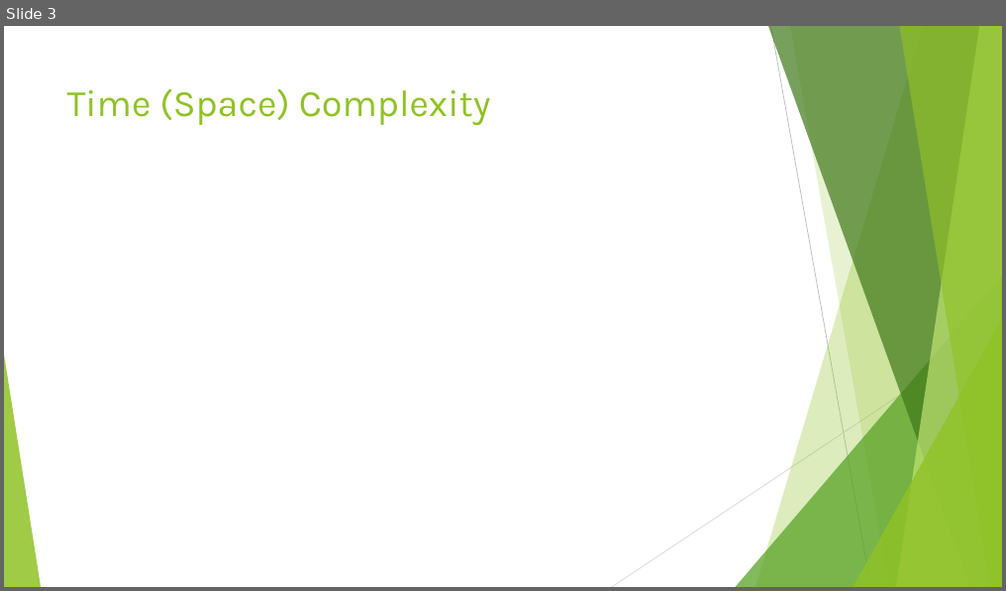
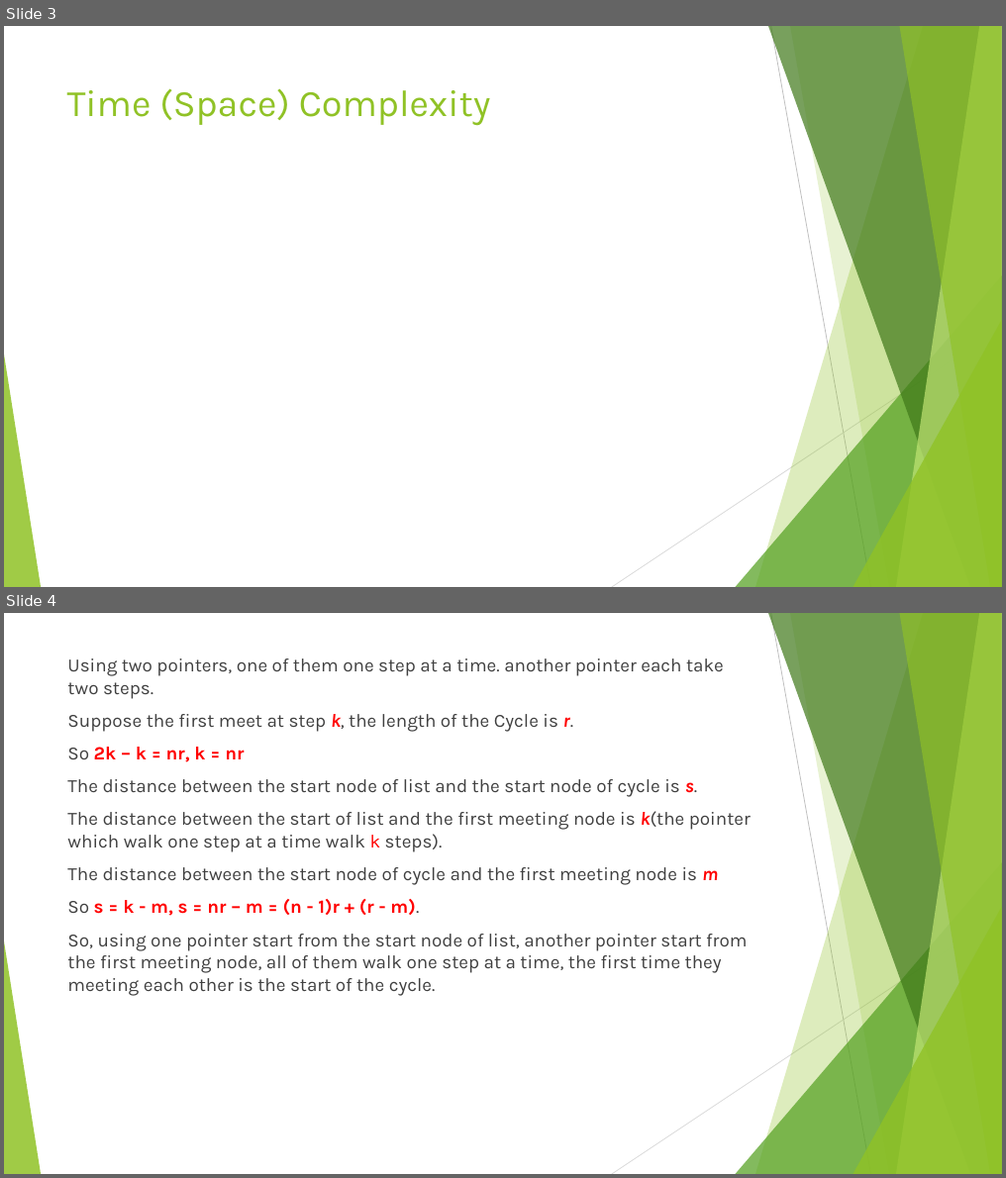
Before and after one commit to shawnchris/studygroup, a slide deck: Shawn/Week05-20160430/Week05.pptx. Shown one above the other, each under a label of ours: slide 3 before the commit, slides 3 and 4 after it. The pictures are 1006x591 and 1006x1178 pixels, drawn with LibreOffice and Linux fonts; fonts in the diff are those of the drawing. Boxes give left, top, right and bottom in pixels: in the first picture for what was removed or moved away, otherwise in the second. Text is boxed around its words. In the diff, an @@ line names an element or a change of style, - is before the commit and + after.

Commit message:
Update sildes

```diff
--- a/Shawn/Week05-20160430/Week05.pptx
+++ b/Shawn/Week05-20160430/Week05.pptx
@@ slide 4 added at (4, 613, 1002, 1174), background #FFFFFF; not listed: 10 template elements that a slide beside it also shows @@
@@ text added at (67, 659, 750, 996), 18 pt, text #404040 @@
+Using two pointers, one of them one step at a time. another pointer each take two steps.
+Suppose the first meet at step k, the length of the Cycle is r.
+So 2k – k = nr, k = nr
+The distance between the start node of list and the start node of cycle is s.
+The distance between the start of list and the first meeting node is k(the pointer which walk one step at a time walk k steps).
+The distance between the start node of cycle and the first meeting node is m
+So s = k - m, s = nr – m = (n - 1)r + (r - m).
+So, using one pointer start from the start node of list, another pointer start from the first meeting node, all of them walk one step at a time, the first time they meeting each other is the start of the cycle.
```
